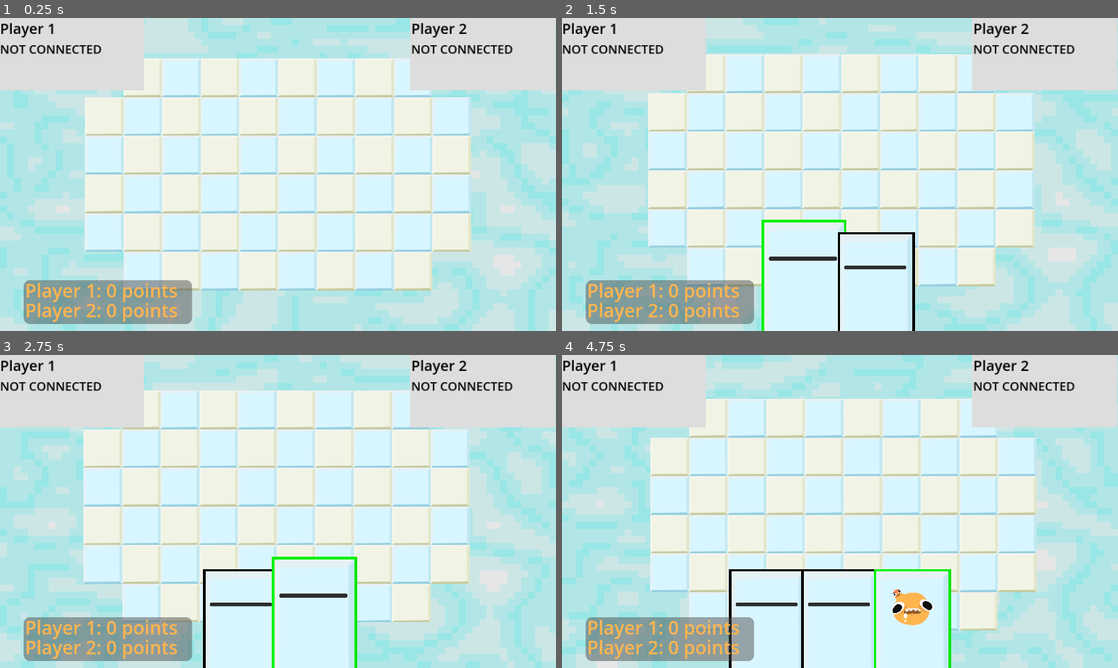
Above: before the commit, frames 1-4 (two rows, left to right).
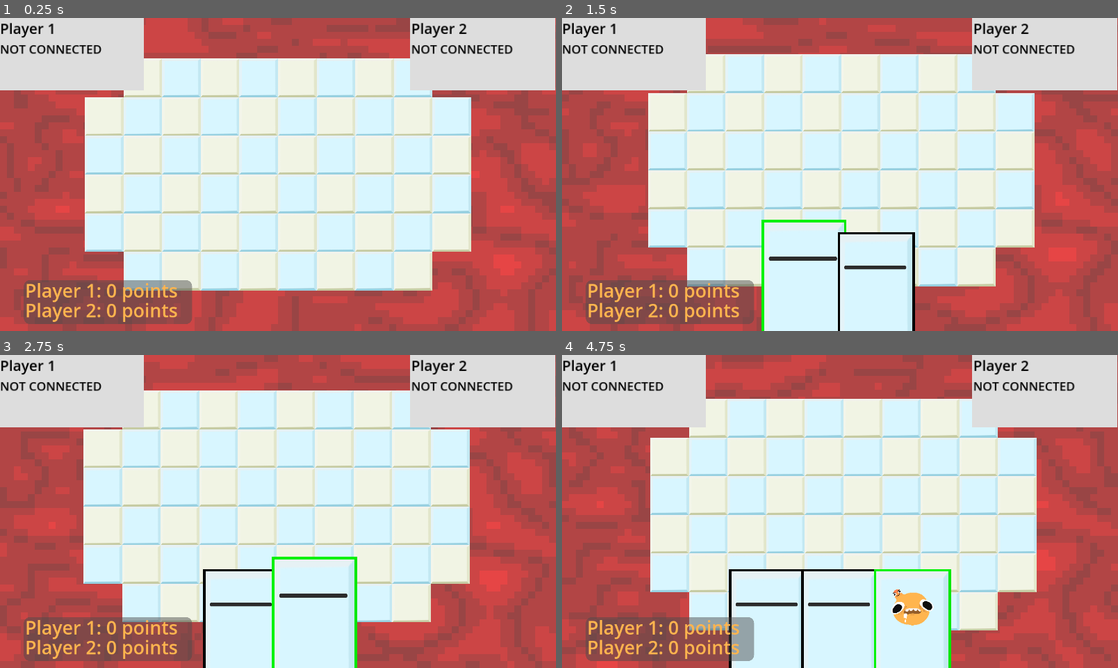
Above: after the commit, the same moments.

Repository: patator62180/GDWL_67
Game: Godot game, scene res://scenes/game/game.tscn
Two runs of this game, one before a commit and one after it. Both use one fixed random seed, a clock stepped at 60 frames per second and the inputs below. This scene is started directly instead of the project's main scene.
Inputs (mouse positions are in pixels of both pictures, inside the frame that each line leads up to):
- Up to frame 1 (0.25 s): no input
- Up to frame 2 (1.5 s): tap Enter (ui_accept) at 0.5, 0.77 s; move the mouse to (962, 158) at 0.52 s; hold Right (right) 0.53-1.25 s; right-click (962, 158) at 0.6 s; click (962, 158) at 0.67 s; drag from (801, 293) to (812, 237) at 1.27 s
- Up to frame 3 (2.75 s): move the mouse to (316, 630) at 2.02 s; hold Right (right) from 2.03 s (still down); right-click (316, 630) at 2.1 s; click (316, 630) at 2.17 s
- Up to frame 4 (4.75 s): release Right (right) at 2.75 s; drag from (812, 574) to (673, 464) at 2.77 s; move the mouse to (1006, 558) at 3.52 s; hold Left (left) 3.53-4.25 s; right-click (1006, 558) at 3.6 s; tap Enter (ui_accept) at 3.77 s; drag from (912, 630) to (756, 433) at 4.27 s

The runs differ from the first frame. In frame 1, 40% of the frame differs, in the area x 0-100%, y 0-100%; in frame 2, 36%; in frame 3, 36%; in frame 4, 35%.
Error in both runs: Invalid access to property or key 'peer_player_joined' on a base object of type 'Nil'. (res://scenes/game/game.gd:39)

Commit message:
ajout de sons + background qui change selon le tour

Diff:
--- a/scenes/background/background.tscn
+++ b/scenes/background/background.tscn
@@ -21,6 +21,7 @@
 shader_parameter/color_floor = 10.0
 shader_parameter/grid_size = 0.001
 shader_parameter/grid_color = Vector4(0.5, 0.5, 0.5, 1)
+shader_parameter/tint_color = Vector4(1, 1, 1, 1)
 shader_parameter/input_texture = SubResource("NoiseTexture2D_a61c7")
 
 [sub_resource type="PlaceholderTexture2D" id="PlaceholderTexture2D_kj0u0"]
@@ -44,6 +45,7 @@
 texture = SubResource("PlaceholderTexture2D_kj0u0")
 
 [node name="YourTurn" type="TextEdit" parent="Control"]
+visible = false
 layout_mode = 0
 offset_left = 490.5
 offset_top = 341.0
@@ -53,6 +55,7 @@
 text = "Your turn!"
 
 [node name="OtherPlayerTurn" type="TextEdit" parent="Control"]
+visible = false
 layout_mode = 0
 offset_left = 411.5
 offset_top = 341.0
--- a/scenes/background/infinite_background.gdshader
+++ b/scenes/background/infinite_background.gdshader
@@ -6,15 +6,16 @@
 uniform float color_floor;
 uniform float grid_size;
 uniform vec4 grid_color;
+uniform vec4 tint_color = vec4(1.0, 1.0, 1.0, 1.0);
 
 void fragment() {
     vec2 pixelated_uv = (floor(FRAGCOORD.xy/pixel_scale)*pixel_scale)*SCREEN_PIXEL_SIZE;
     vec2 moving_uv = mod((pixelated_uv) + (TIME*speed), 1.0f);
 	vec4 color = texture(input_texture, moving_uv);
-    COLOR = floor(color*color_floor)/color_floor;
+    COLOR = floor(color*color_floor)/color_floor * tint_color;
 
     vec2 uv_dist = abs(SCREEN_UV-pixelated_uv);
     if(uv_dist.x < grid_size && uv_dist.y < grid_size){
-        COLOR = grid_color;
+        COLOR = grid_color * tint_color;
     }
 }
--- a/scenes/game/game.gd
+++ b/scenes/game/game.gd
@@ -62,6 +62,9 @@
 
     get_node("Camera2D").position = get_local_mouse_position()/camera_drag
 
+    turn_indicator()
+
+
 func on_player_played():
     #check if a player is next to a host
     for player in player_managers.array[player_index_playing].player_characters:
@@ -139,6 +142,18 @@
 
 func is_player_active_turn():
     return player_index_playing == player_index
+
+func turn_indicator():
+    if is_player_active_turn():
+        get_node("Background/Control/Background").material.set_shader_parameter("tint_color", Color(1,1,1,1))
+        #get_node("Background/Control/YourTurn").visible = true
+        #get_node("Background/Control/OtherPlayerTurn").visible = false
+    else:
+        get_node("Background/Control/Background").material.set_shader_parameter("tint_color", Color(1,0.3,0.3,1))
+        #get_node("Background/Control/YourTurn").visible = false
+        #get_node("Background/Control/OtherPlayerTurn").visible = true
+
+
 
 @rpc('authority')
 func propagate_turn(player_index: int):
@@ -307,6 +322,11 @@
     screen_ratio.y = screen_ratio.y / screen_size.y
 
     shockwave.play_shockwave_anim(screen_ratio)
+    get_node("Audio/Shockwave").play()
+
 
 func on_card_selected(cardType : String):
+    var rng = RandomNumberGenerator.new()
+    get_node("Audio/CardSelection").pitch_scale = rng.randf_range(0.70,1.30)
+    get_node("Audio/CardSelection").play()
     selected_card_type = cardType
--- a/scenes/game/game.tscn
+++ b/scenes/game/game.tscn
@@ -10,6 +10,8 @@
 [ext_resource type="PackedScene" uid="uid://ddsgdn7jinj07" path="res://scenes/host/host.tscn" id="8_va0h3"]
 [ext_resource type="AudioStream" uid="uid://c0yeg5i535w70" path="res://sfx/defeat.mp3" id="9_po4kl"]
 [ext_resource type="PackedScene" uid="uid://cuou6t7fy6v45" path="res://scenes/player_manager/player_managers.tscn" id="10_ukfxk"]
+[ext_resource type="AudioStream" uid="uid://b3htu031n8oek" path="res://sfx/card_select.mp3" id="11_xco32"]
+[ext_resource type="AudioStream" uid="uid://mdgr2oybyu2j" path="res://sfx/shockwave.mp3" id="12_xl8hs"]
 
 [node name="Game" type="Node2D" node_paths=PackedStringArray("host_root", "player_managers", "grid", "host_spawner", "hud", "camera")]
 script = ExtResource("1_jy7t4")
@@ -59,11 +61,18 @@
 [node name="Defeat" type="AudioStreamPlayer" parent="Audio"]
 stream = ExtResource("9_po4kl")
 
+[node name="CardSelection" type="AudioStreamPlayer" parent="Audio"]
+stream = ExtResource("11_xco32")
+
+[node name="Shockwave" type="AudioStreamPlayer" parent="Audio"]
+stream = ExtResource("12_xl8hs")
+
 [connection signal="p1_scored" from="." to="HUD/ScoreCard" method="_on_game_p_1_scored"]
 [connection signal="p2_scored" from="." to="HUD/ScoreCard" method="_on_game_p_2_scored"]
 [connection signal="scoreAtteint" from="HUD/ScoreCard" to="." method="_on_score_card_score_atteint"]
 
 [editable path="HUD"]
+[editable path="Background"]
 [editable path="PlayerManagers"]
 [editable path="PlayerManagers/PlayerManager0"]
 [editable path="PlayerManagers/PlayerManager1"]
Not shown: 1 places in scenes/game/game.tscn that only renumber resources
Not shown, added: sfx/card_select.mp3.import
Not shown, added: sfx/shockwave.mp3.import
Not shown, added: sfx/card_select.mp3
Not shown, added: sfx/shockwave.mp3
